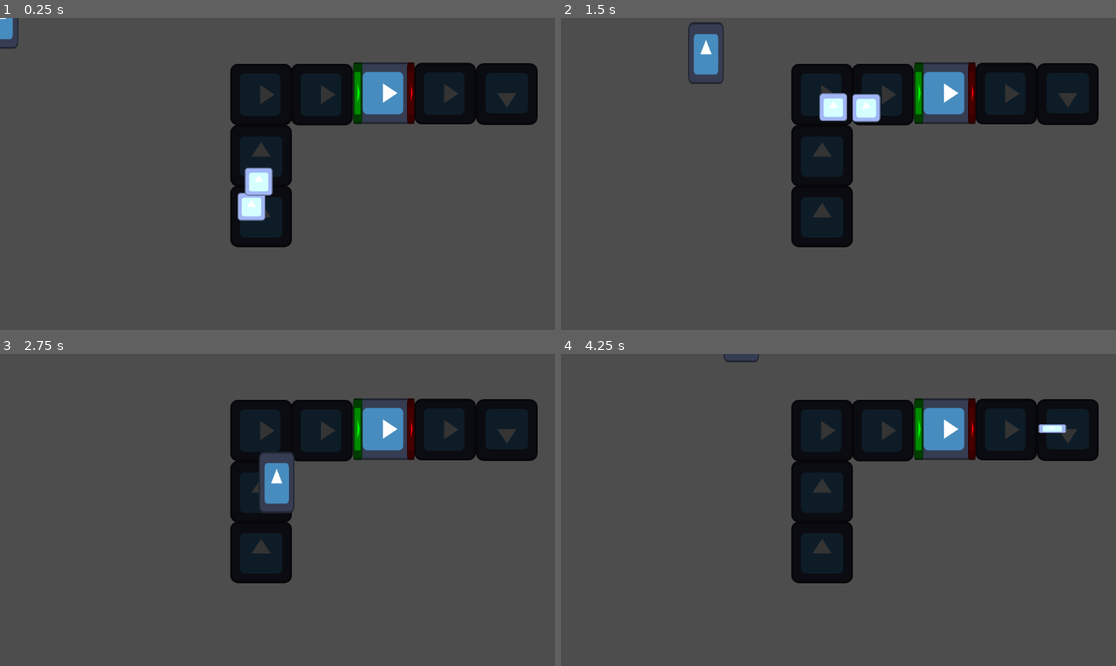
Above: before the commit, frames 1-4 (two rows, left to right).
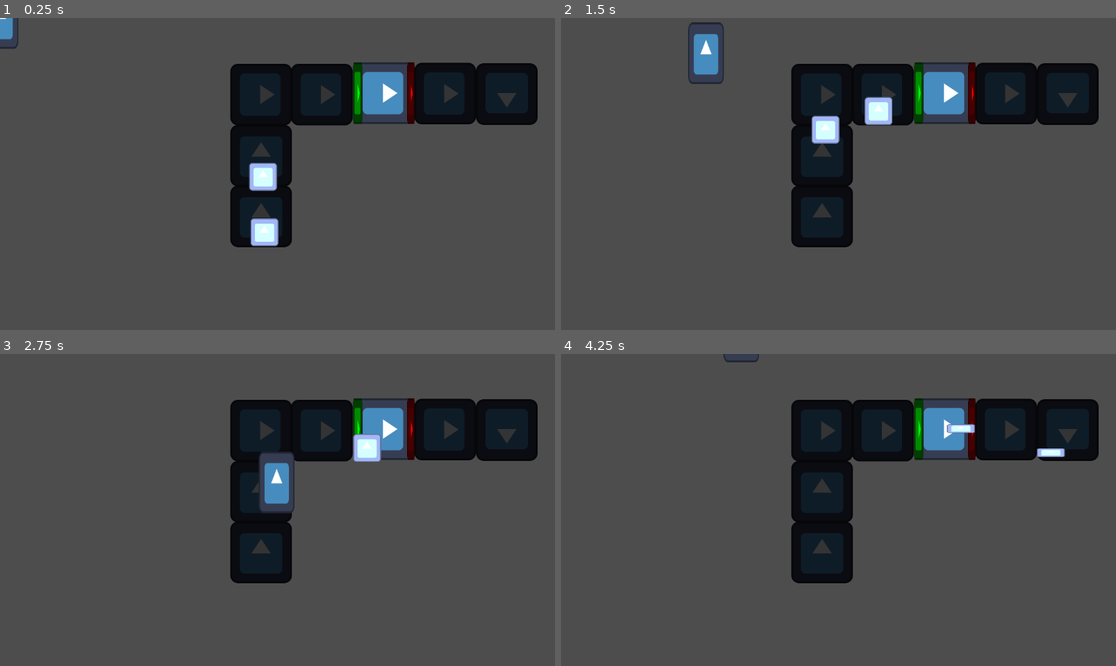
Above: after the commit, the same moments.

Repository: BenjaminWootten/UD-GDDC-space-exploration-jam
Game: Godot game, scene res://world.tscn
Two runs of this game, one before a commit and one after it. Both use one fixed random seed, a clock stepped at 60 frames per second and the inputs below. The engine's default icon, where the game draws it, is replaced by a stand-in: a white triangle on a blue panel in a dark square.
Inputs:
- Up to frame 1 (0.25 s): no input
- Up to frame 2 (1.5 s): hold D (right) 0.53-1.28 s; hold S (down) from 1.28 s (still down)
- Up to frame 3 (2.75 s): release S (down) at 2.03 s; hold D (right) from 2.03 s (still down)
- Up to frame 4 (4.25 s): release D (right) at 2.78 s; hold W (up) 2.78-3.53 s; hold A (left) from 3.53 s (still down)

The runs differ from the first frame. In frame 1, 1.4% of the frame differs, in the area x 42-51%, y 46-74%; in frame 2, 1.4%, in the area x 45-60%, y 24-41%; in frame 3, 0.5%; in frame 4, 0.4%.

Commit message:
Items get destroyed when not on a conveyor

Diff:
--- a/Player.tscn
+++ b/Player.tscn
@@ -7,6 +7,7 @@
 radius = 32.0624
 
 [node name="Player" type="CharacterBody2D"]
+collision_layer = 5
 motion_mode = 1
 script = ExtResource("1_cbwtj")
 
--- a/buildings/building resources/input.tscn
+++ b/buildings/building resources/input.tscn
@@ -18,7 +18,7 @@
 texture = ExtResource("1_g8xuy")
 
 [node name="CollisionShape2D" type="CollisionShape2D" parent="."]
-position = Vector2(0, 17)
+position = Vector2(0, 1)
 shape = SubResource("RectangleShape2D_nlm5x")
 
 [connection signal="body_entered" from="." to="." method="_on_body_entered"]
--- a/buildings/building resources/output.tscn
+++ b/buildings/building resources/output.tscn
@@ -7,16 +7,17 @@
 size = Vector2(124, 16)
 
 [node name="Output" type="Area2D"]
+position = Vector2(0, -30)
 collision_layer = 0
 collision_mask = 2
 script = ExtResource("1_m15lo")
 
 [node name="Sprite2D" type="Sprite2D" parent="."]
 modulate = Color(1, 0, 0, 1)
-position = Vector2(0, -56)
+position = Vector2(0, -26)
 scale = Vector2(1, 0.125)
 texture = ExtResource("1_uc0x3")
 
 [node name="CollisionShape2D" type="CollisionShape2D" parent="."]
-position = Vector2(0, -56)
+position = Vector2(0, -26)
 shape = SubResource("RectangleShape2D_nlm5x")
--- a/buildings/conveyors/conveyor.gd
+++ b/buildings/conveyors/conveyor.gd
@@ -18,6 +18,7 @@
 
 func _physics_process(delta):
 	# Handle player conveyor behavior
+	var i = 0
 	for body in bodies:
 		if body.name == "Player":
 			var directional_velocity = body.velocity * direction
@@ -26,12 +27,17 @@
 			if directional_velocity.x < MOVE_SPEED.x and directional_velocity.y < MOVE_SPEED.y and directional_velocity.x >= 0 and directional_velocity.y >= 0:
 				body.velocity += direction * MOVE_SPEED
 		else:
-			body.linear_velocity = direction * MOVE_SPEED
+			if i < 1:
+				body.linear_velocity = direction * MOVE_SPEED
+			i += 1
 
 func _on_body_entered(body):
 	bodies.append(body)
+	if body.name != "Player":
+		body.add_conveyor()
 
 func _on_body_exited(body):
 	bodies.erase(body)
 	if body.name != "Player":
 		body.linear_velocity = Vector2.ZERO
+		body.subtract_conveyor()
--- a/buildings/conveyors/conveyor.tscn
+++ b/buildings/conveyors/conveyor.tscn
@@ -4,11 +4,11 @@
 [ext_resource type="Texture2D" uid="uid://cdxrqhqnd634s" path="res://icon.svg" id="1_v1wl3"]
 
 [sub_resource type="RectangleShape2D" id="RectangleShape2D_2c3pg"]
-size = Vector2(28, 156)
+size = Vector2(28, 154)
 
 [node name="Conveyor" type="Area2D"]
 collision_layer = 0
-collision_mask = 3
+collision_mask = 6
 script = ExtResource("1_fl3m8")
 
 [node name="Sprite2D" type="Sprite2D" parent="."]
@@ -16,7 +16,7 @@
 texture = ExtResource("1_v1wl3")
 
 [node name="CollisionShape2D" type="CollisionShape2D" parent="."]
-position = Vector2(-1, -15)
+position = Vector2(-1, -2)
 shape = SubResource("RectangleShape2D_2c3pg")
 
 [connection signal="body_entered" from="." to="." method="_on_body_entered"]
--- a/buildings/crafters/crusher.tscn
+++ b/buildings/crafters/crusher.tscn
@@ -1,8 +1,7 @@
-[gd_scene load_steps=7 format=3 uid="uid://cmvnmajg4h84j"]
+[gd_scene load_steps=6 format=3 uid="uid://cmvnmajg4h84j"]
 
 [ext_resource type="Script" path="res://buildings/crafters/crusher.gd" id="1_6k6qk"]
 [ext_resource type="Texture2D" uid="uid://cdxrqhqnd634s" path="res://icon.svg" id="1_rmbki"]
-[ext_resource type="PackedScene" uid="uid://f8wyhdc87t2w" path="res://buildings/conveyors/conveyor.tscn" id="2_1cccn"]
 [ext_resource type="PackedScene" uid="uid://g6on45cl571h" path="res://buildings/building resources/input.tscn" id="2_hju6h"]
 [ext_resource type="PackedScene" uid="uid://b02mpu4t3xc8w" path="res://buildings/building resources/output.tscn" id="3_nougl"]
 
@@ -10,10 +9,7 @@
 size = Vector2(124, 122)
 
 [node name="Crusher" type="StaticBody2D"]
-collision_layer = 0
 script = ExtResource("1_6k6qk")
-
-[node name="Conveyor" parent="." instance=ExtResource("2_1cccn")]
 
 [node name="Sprite2D" type="Sprite2D" parent="."]
 texture = ExtResource("1_rmbki")
--- a/items/iron.tscn
+++ b/items/iron.tscn
@@ -1,12 +1,14 @@
-[gd_scene load_steps=3 format=3 uid="uid://c5qp4noe7qt3s"]
+[gd_scene load_steps=4 format=3 uid="uid://c5qp4noe7qt3s"]
 
 [ext_resource type="Shape2D" uid="uid://ufpogfkxk8kh" path="res://items/item_hitbox.tres" id="1_fd48i"]
 [ext_resource type="Texture2D" uid="uid://cdxrqhqnd634s" path="res://icon.svg" id="1_fpqe7"]
+[ext_resource type="Script" path="res://items/item.gd" id="1_io217"]
 
 [node name="iron" type="RigidBody2D"]
 collision_layer = 2
 collision_mask = 0
 gravity_scale = 0.0
+script = ExtResource("1_io217")
 metadata/item_type = "iron"
 
 [node name="CollisionShape2D" type="CollisionShape2D" parent="."]
--- a/items/iron_plate.tscn
+++ b/items/iron_plate.tscn
@@ -1,12 +1,14 @@
-[gd_scene load_steps=3 format=3 uid="uid://byelhi1v7scuv"]
+[gd_scene load_steps=4 format=3 uid="uid://byelhi1v7scuv"]
 
 [ext_resource type="Texture2D" uid="uid://cdxrqhqnd634s" path="res://icon.svg" id="1_blh8d"]
+[ext_resource type="Script" path="res://items/item.gd" id="1_jfmu3"]
 [ext_resource type="Shape2D" uid="uid://ufpogfkxk8kh" path="res://items/item_hitbox.tres" id="1_xi6dh"]
 
 [node name="iron_plate" type="RigidBody2D"]
 collision_layer = 2
 collision_mask = 0
 gravity_scale = 0.0
+script = ExtResource("1_jfmu3")
 metadata/item_type = "iron_plate"
 
 [node name="CollisionShape2D" type="CollisionShape2D" parent="."]
--- /dev/null
+++ b/items/item.gd
@@ -0,0 +1,11 @@
+extends RigidBody2D
+
+var conveyors = 0
+
+func add_conveyor():
+	conveyors += 1
+
+func subtract_conveyor():
+	conveyors -= 1
+	if conveyors <= 0:
+		queue_free()
--- a/items/item_hitbox.tres
+++ b/items/item_hitbox.tres
@@ -1,4 +1,4 @@
 [gd_resource type="RectangleShape2D" format=3 uid="uid://ufpogfkxk8kh"]
 
 [resource]
-size = Vector2(40, 40)
+size = Vector2(56, 54)
--- a/project.godot
+++ b/project.godot
@@ -42,3 +42,4 @@
 
 2d_physics/layer_1="Player/Buildings"
 2d_physics/layer_2="Items"
+2d_physics/layer_3="Player/Conveyors"
--- a/world.tscn
+++ b/world.tscn
@@ -6,6 +6,12 @@
 [ext_resource type="PackedScene" uid="uid://cmvnmajg4h84j" path="res://buildings/crafters/crusher.tscn" id="4_ssxuj"]
 
 [node name="World" type="Node2D"]
+
+[node name="machines" type="Node2D" parent="."]
+
+[node name="Crusher" parent="machines" instance=ExtResource("4_ssxuj")]
+position = Vector2(797, 156)
+rotation = 1.5708
 
 [node name="conveyors" type="Node2D" parent="."]
 
@@ -34,15 +40,9 @@
 [node name="items" type="Node2D" parent="."]
 
 [node name="iron" parent="items" instance=ExtResource("3_weype")]
-position = Vector2(522, 435)
+position = Vector2(546, 373)
 
 [node name="iron2" parent="items" instance=ExtResource("3_weype")]
-position = Vector2(537, 383)
-
-[node name="machines" type="Node2D" parent="."]
-
-[node name="Crusher" parent="machines" instance=ExtResource("4_ssxuj")]
-position = Vector2(797, 156)
-rotation = 1.5708
+position = Vector2(549, 445)
 
 [node name="Player" parent="." instance=ExtResource("1_85nff")]
